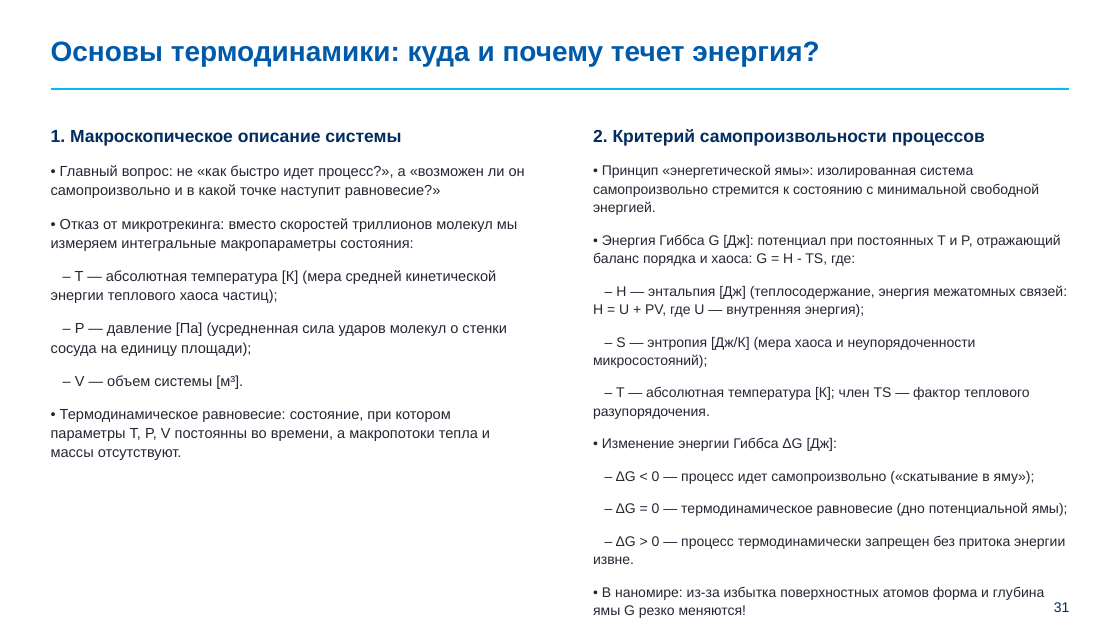
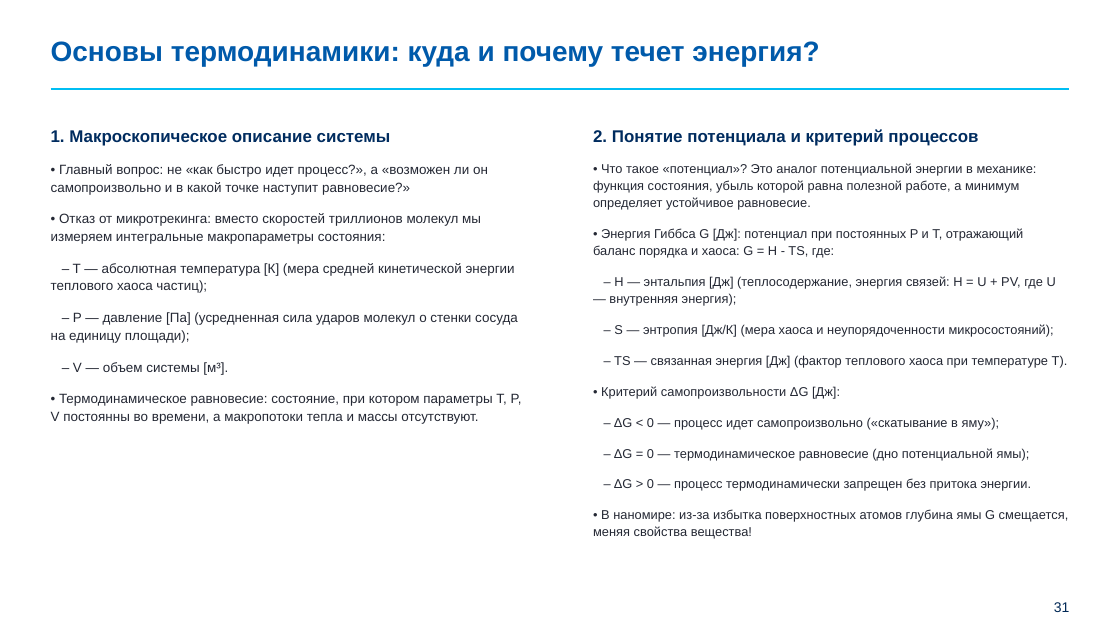
Before and after one commit to brattri3/nanophysics-course, a slide deck: slide 31 of course_materials/semester_4/lectures/lecture_02_thermodynamics_master_layouts.pptx. Drawn at 1120x630 pixels with LibreOffice and Linux fonts; fonts in the diff are those of the drawing; background and template pictures are left out. Boxes give left, top, right and bottom in pixels: in the first picture for what was removed or moved away, otherwise in the second. Text is boxed around its words. In the diff, an @@ line names an element or a change of style, - is before the commit and + after.

Commit message:
Add slide 31 preview screenshot and update text with potential definition

```diff
--- a/course_materials/semester_4/lectures/lecture_02_thermodynamics_master_layouts.pptx
+++ b/course_materials/semester_4/lectures/lecture_02_thermodynamics_master_layouts.pptx
@@ text "1. Макроскопическое описание системы" at [51,130,522,424]: size 15 to 14.5 pt in "1. Макроскопическое описание системы"; size 12.5 to 11.5 pt @@
@@ text at [593,129,1056,306]: text changed; size 12 to 11 pt @@
-2. Критерий самопроизвольности процессов
-• Принцип «энергетической ямы»: изолированная система самопроизвольно стремится к состоянию с минимальной свободной энергией.
-• Энергия Гиббса G [Дж]: потенциал при постоянных T и P, отражающий баланс порядка и хаоса: G = H - TS, где:
-– H — энтальпия [Дж] (теплосодержание, энергия межатомных связей: H = U + PV, где U — внутренняя энергия);
+2. Понятие потенциала и критерий процессов
+• Что такое «потенциал»? Это аналог потенциальной энергии в механике: функция состояния, убыль которой равна полезной работе, а минимум определяет устойчивое равновесие.
+• Энергия Гиббса G [Дж]: потенциал при постоянных P и T, отражающий баланс порядка и хаоса: G = H - TS, где:
+– H — энтальпия [Дж] (теплосодержание, энергия связей: H = U + PV, где U — внутренняя энергия);
@@ text at [614,324,1054,460]: size 12 to 11 pt in "– S — энтропия [Дж/К] (мера хаоса ...", "– ΔG < 0 — процесс идет ...", "– ΔG = 0 — термодинамическое равновесие ..." @@
@@ text at [601,355,1068,399]: text changed; size 12 to 11 pt @@
-– T — абсолютная температура [К]; член TS — фактор теплового разупорядочения.
-• Изменение энергии Гиббса ΔG [Дж]:
+– TS — связанная энергия [Дж] (фактор теплового хаоса при температуре T).
+• Критерий самопроизвольности ΔG [Дж]:
@@ text at [593,478,1069,539]: text changed; size 12 to 11 pt @@
-– ΔG > 0 — процесс термодинамически запрещен без притока энергии извне.
-• В наномире: из-за избытка поверхностных атомов форма и глубина ямы G резко меняются!
+– ΔG > 0 — процесс термодинамически запрещен без притока энергии.
+• В наномире: из-за избытка поверхностных атомов глубина ямы G смещается, меняя свойства вещества!
```
Also in this commit, not shown: 1 other file.
